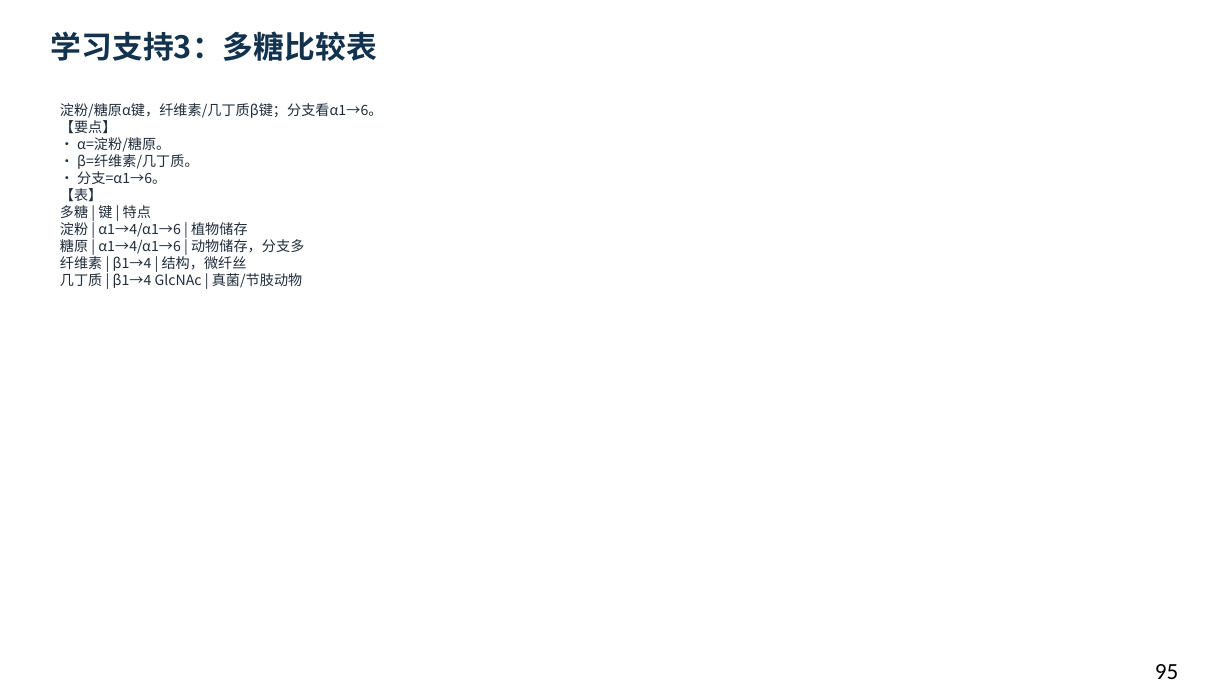
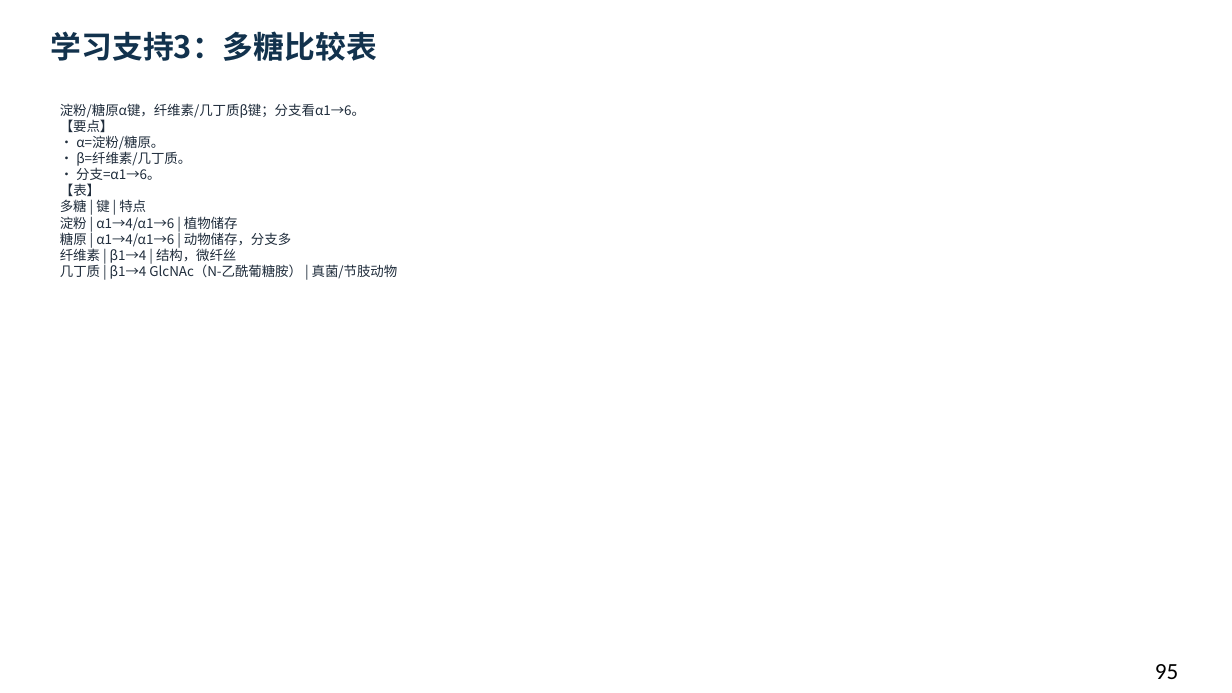
Before and after one commit to newkan-li/Biochemistry, a slide deck: slide 95 of downloads/bc09-ai-style.pptx. Drawn at 1232x693 pixels with LibreOffice and Linux fonts; fonts in the diff are those of the drawing. Boxes give left, top, right and bottom in pixels: in the first picture for what was removed or moved away, otherwise in the second. Text is boxed around its words. In the diff, an @@ line names an element or a change of style, - is before the commit and + after.

```diff
--- a/downloads/bc09-ai-style.pptx
+++ b/downloads/bc09-ai-style.pptx
@@ text at bbox=[60, 103, 398, 279]: text changed; size 11 to 10.5 pt @@
-淀粉/糖原α键，纤维素/几丁质β键；分支看α1→6。
-【要点】
-• α=淀粉/糖原。
-• β=纤维素/几丁质。
-• 分支=α1→6。
-【表】
-多糖 | 键 | 特点
-淀粉 | α1→4/α1→6 | 植物储存
-糖原 | α1→4/α1→6 | 动物储存，分支多
-纤维素 | β1→4 | 结构，微纤丝
-几丁质 | β1→4 GlcNAc | 真菌/节肢动物
+淀粉/糖原α键，纤维素/几丁质β键；分支看α1→6。
+【要点】
+• α=淀粉/糖原。
+• β=纤维素/几丁质。
+• 分支=α1→6。
+【表】
+多糖 | 键 | 特点
+淀粉 | α1→4/α1→6 | 植物储存
+糖原 | α1→4/α1→6 | 动物储存，分支多
+纤维素 | β1→4 | 结构，微纤丝
+几丁质 | β1→4 GlcNAc（N-乙酰葡糖胺） | 真菌/节肢动物
```
Also in this commit, not shown: 104 other slides changed, 3 other files.
